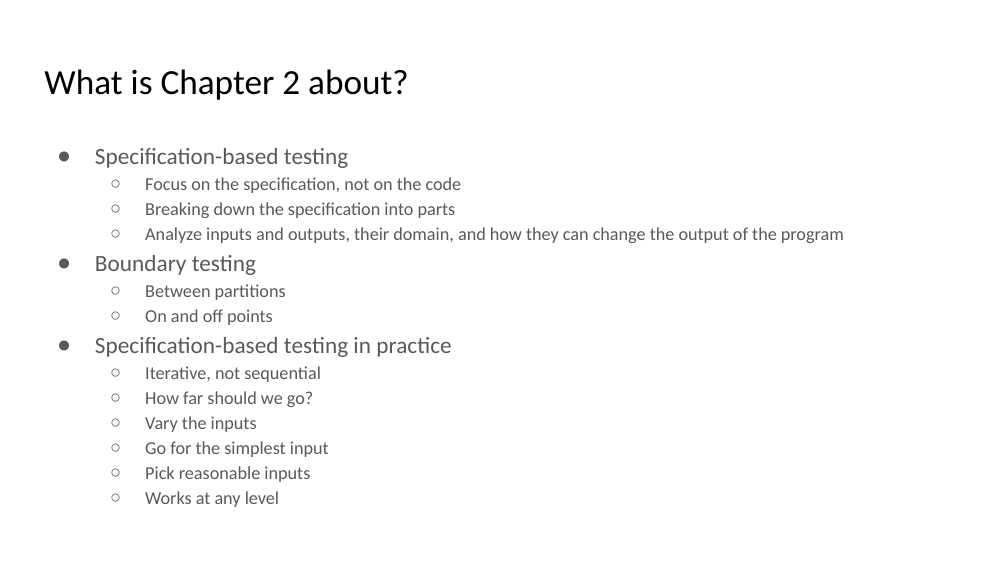
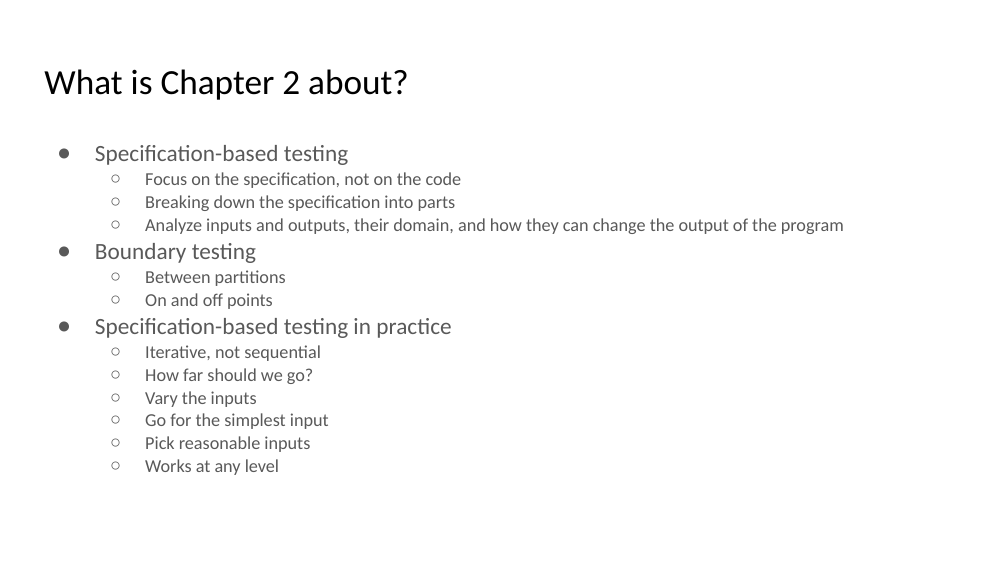
Before and after one commit to abdussatter401/abdussatter401.github.io, a slide deck: slide 3 of teaching/slides/Chapter 2 - Specification-based testing.pptx. Drawn at 1008x567 pixels with LibreOffice and Linux fonts; fonts in the diff are those of the drawing. Boxes give left, top, right and bottom in pixels: in the first picture for what was removed or moved away, otherwise in the second. Text is boxed around its words. In the diff, an @@ line names an element or a change of style, - is before the commit and + after.

```diff
--- a/teaching/slides/Chapter 2 - Specification-based testing.pptx
+++ b/teaching/slides/Chapter 2 - Specification-based testing.pptx
@@ text "Specification-based testing" at [95,145,844,475]: line spacing 1.15 to 1.05 @@
```
Also in this commit, not shown: 19 slides added, 3 other files.
